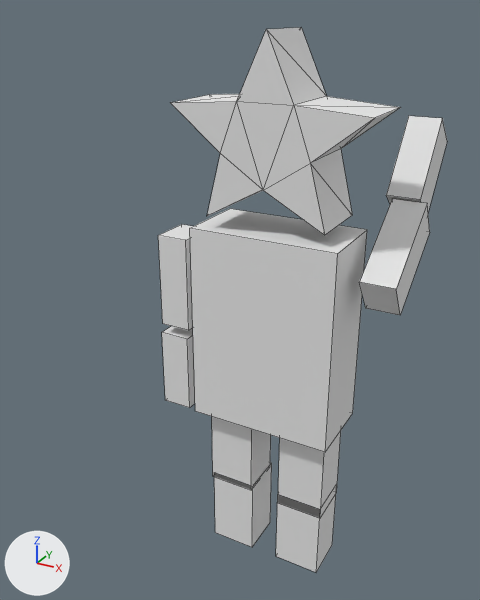
A saved change to the Blender file starman/starman/res/model/hoshiman/hoshiman.blend.
Before and after are seen from a 50 mm lens placed at (1.72, -3.61, 4.0), pointed at (-0.21, -0.1, 2.24). The lights are fixed; the arrows at lower left show +X, +Y and +Z. Both versions are drawn at frame 130 of the action 'Cube.003Action'; the numbers are the values there. Mesh edges are drawn as thin lines.
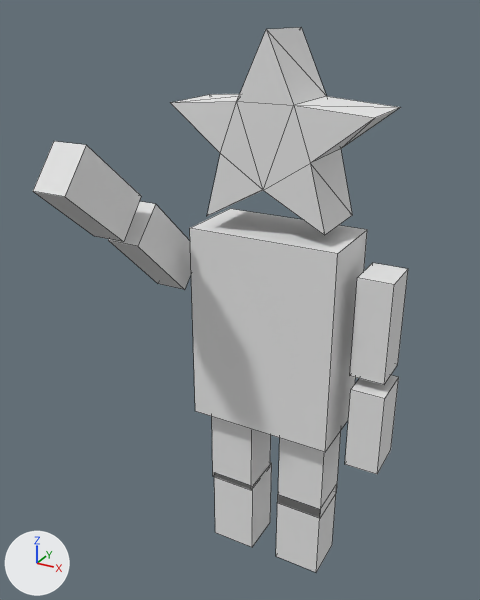
Boxes (x1, y1, x2, y2) around the edits, measured in the pictures (480 x 600 px):
'Cube.002', moved, turned
    before: (162, 326, 195, 408)
    after: (33, 141, 141, 242)
'Cube.004', moved, turned
    before: (360, 199, 430, 315)
    after: (350, 263, 408, 385)
'Cube.003', moved, turned
    before: (386, 116, 447, 212)
    after: (345, 375, 399, 474)
'Cube.001', moved, turned
    before: (158, 224, 193, 330)
    after: (108, 201, 191, 290)

What changed in the scene script:
```text
Change ob_cube_002:
    ob_cube_002.location: (-0.72, 0.001, 1.592) -> (-0.72, -0.88, 3.065)
    ob_cube_002.rotation_euler: (0.0, 0.0, 1.571) -> (0.0, 2.273, 1.571)  # degrees (0, 0, 90) -> degrees (0, 130, 90)
Change ob_cube_001:
    ob_cube_001.location: (-0.704, -0.006, 2.275) -> (-0.704, -0.32, 2.595)
    ob_cube_001.rotation_euler: (0.0, 0.0, 1.571) -> (0.0, 2.329, 1.571)  # degrees (0, 0, 90) -> degrees (0, 133, 90)
Change ob_cube_003:
    ob_cube_003.location: (0.643, 0.743, 3.042) -> (0.712, -0.027, 1.554)
    ob_cube_003.rotation_euler: (0.0, -2.48, 1.571) -> (0.0, 0.0, 1.571)  # degrees (0, -142, 90) -> degrees (0, 0, 90)
Change ob_cube_004:
    ob_cube_004.location: (0.687, 0.27, 2.585) -> (0.687, 0.011, 2.232)
    ob_cube_004.rotation_euler: (0.0, -2.184, 1.571) -> (0.0, 0.0, 1.571)  # degrees (0, -125, 90) -> degrees (0, 0, 90)
```
